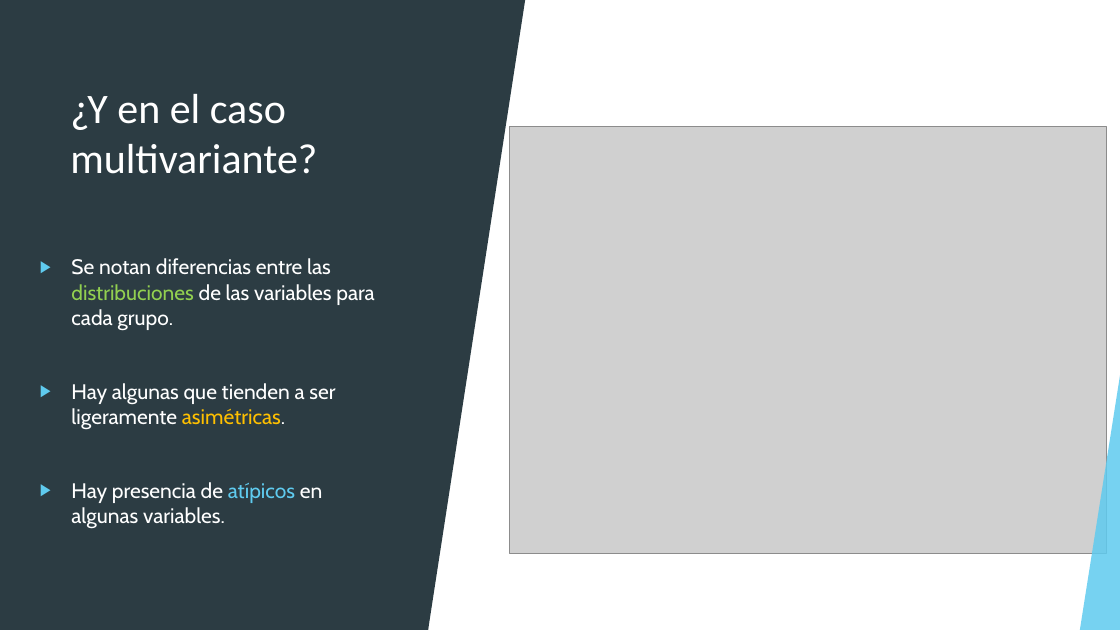
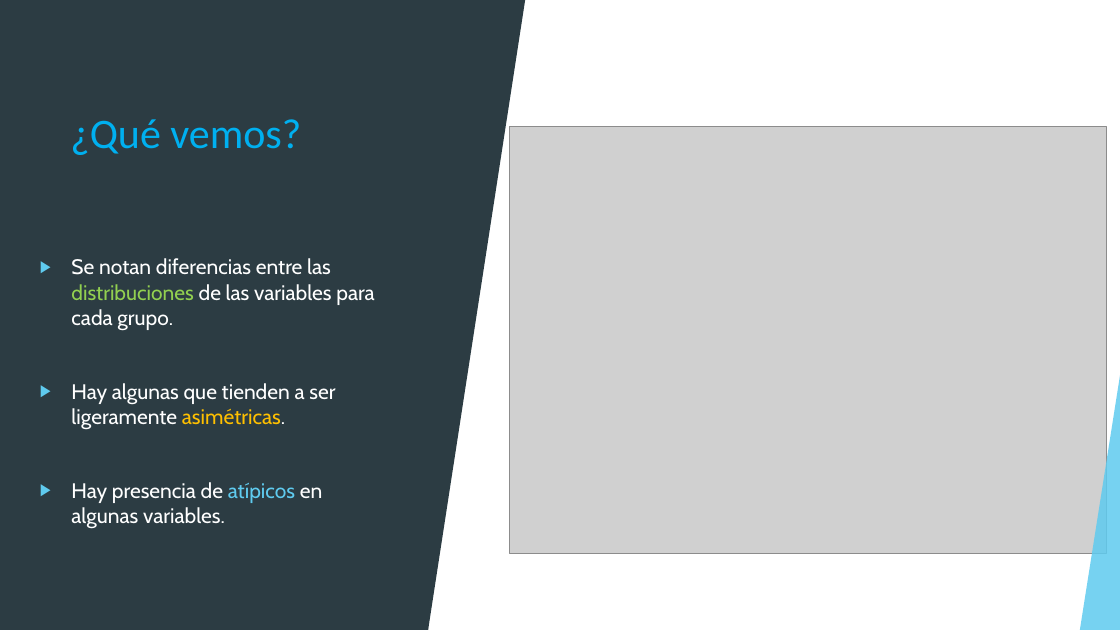
Before and after one commit to joanby/curso-estadistica-multivariante, a slide deck: slide 11 of Seccion 1 Introducción al espacio multivariante/Diapositivas/1.3 Boxplot .pptx. Drawn at 1120x630 pixels with LibreOffice and Linux fonts; fonts in the diff are those of the drawing; grey boxes stand for pictures. Boxes give left, top, right and bottom in pixels: in the first picture for what was removed or moved away, otherwise in the second. Text is boxed around its words. In the diff, an @@ line names an element or a change of style, - is before the commit and + after.

```diff
--- a/Seccion 1 Introducción al espacio multivariante/Diapositivas/1.3 Boxplot .pptx
+++ b/Seccion 1 Introducción al espacio multivariante/Diapositivas/1.3 Boxplot .pptx
@@ title at [70, 119, 301, 155]: text changed; text colour #FFFFFF to #00B0F0 @@
-¿Y en el caso multivariante?
+¿Qué vemos?
```
Also in this commit, not shown: 3 other slides changed, 5 other files.
